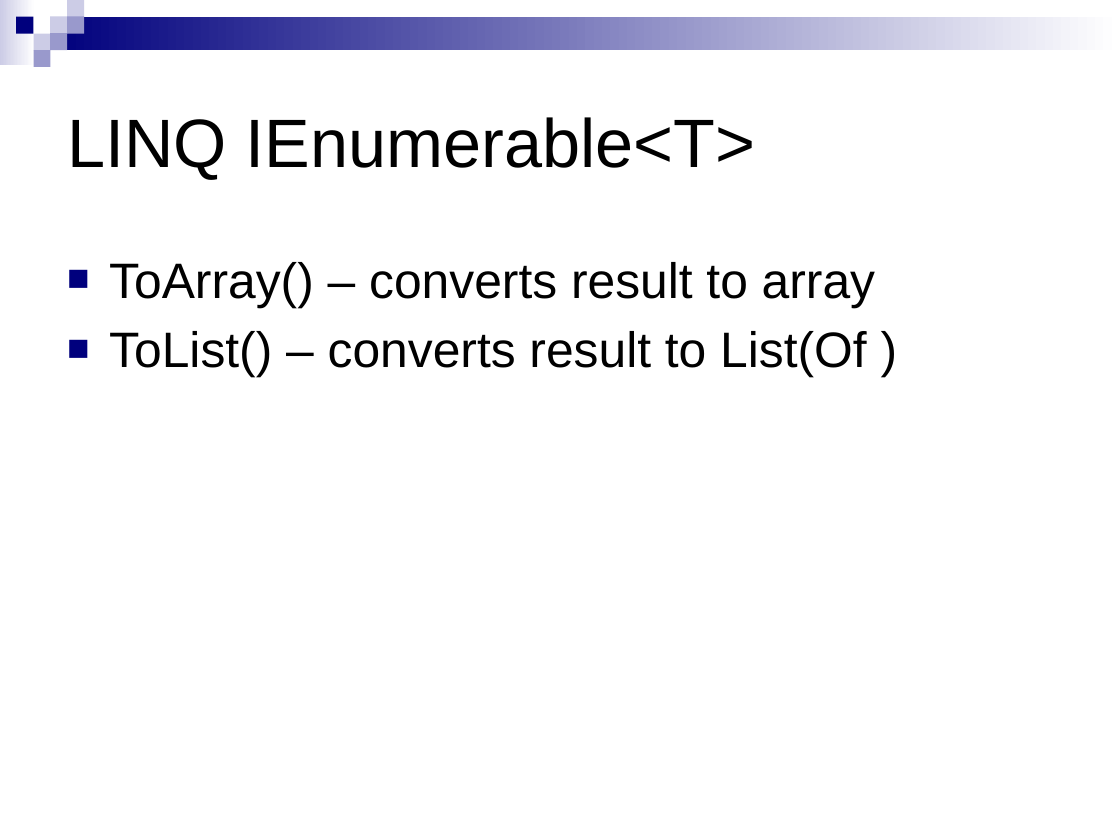
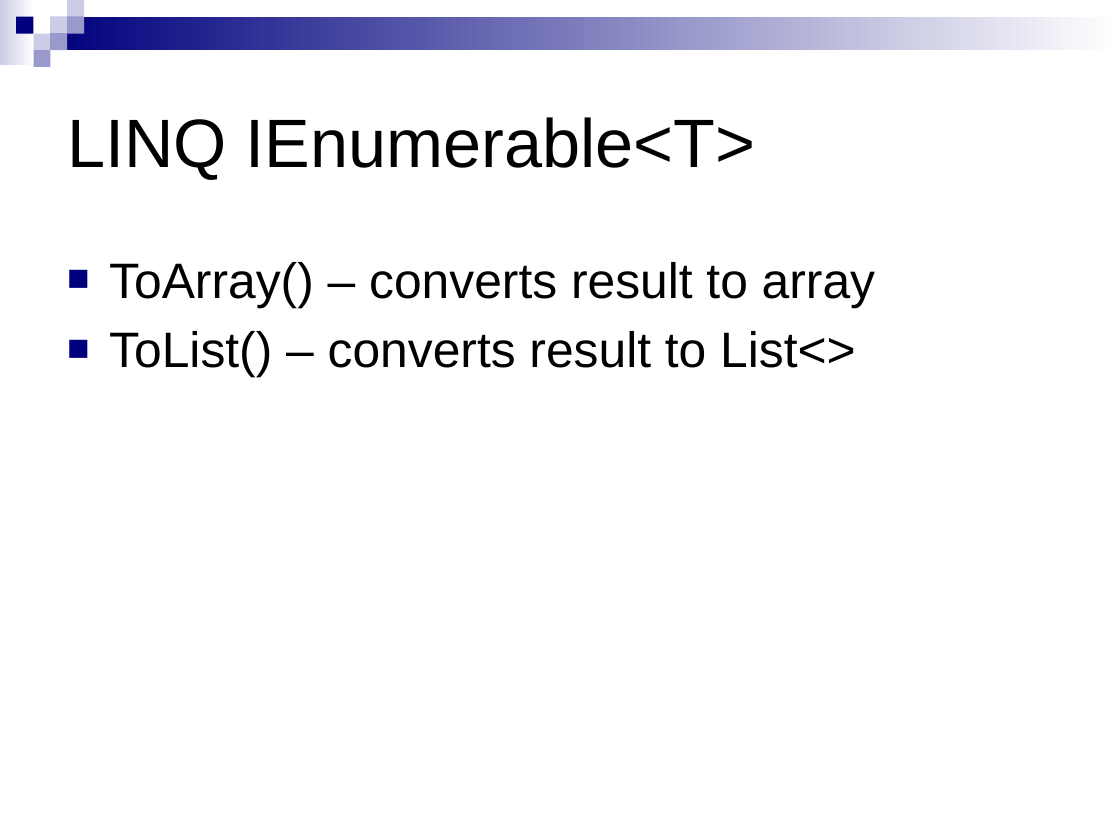
Before and after one commit to basilsmith/WIUT, a slide deck: slide 20 of FunPro/C#/Lectures/lecture16.pptx. Drawn at 1120x840 pixels with LibreOffice and Linux fonts; fonts in the diff are those of the drawing; background and template pictures are left out. Boxes give left, top, right and bottom in pixels: in the first picture for what was removed or moved away, otherwise in the second. Text is boxed around its words. In the diff, an @@ line names an element or a change of style, - is before the commit and + after.

```diff
--- a/FunPro/C#/Lectures/lecture16.pptx
+++ b/FunPro/C#/Lectures/lecture16.pptx
@@ text at bbox=[109, 331, 856, 378]: text changed @@
-■ ToList() – converts result to List(Of )
+■ ToList() – converts result to List<>
```
Also in this commit, not shown: 1 other slide changed, 7 other files.
